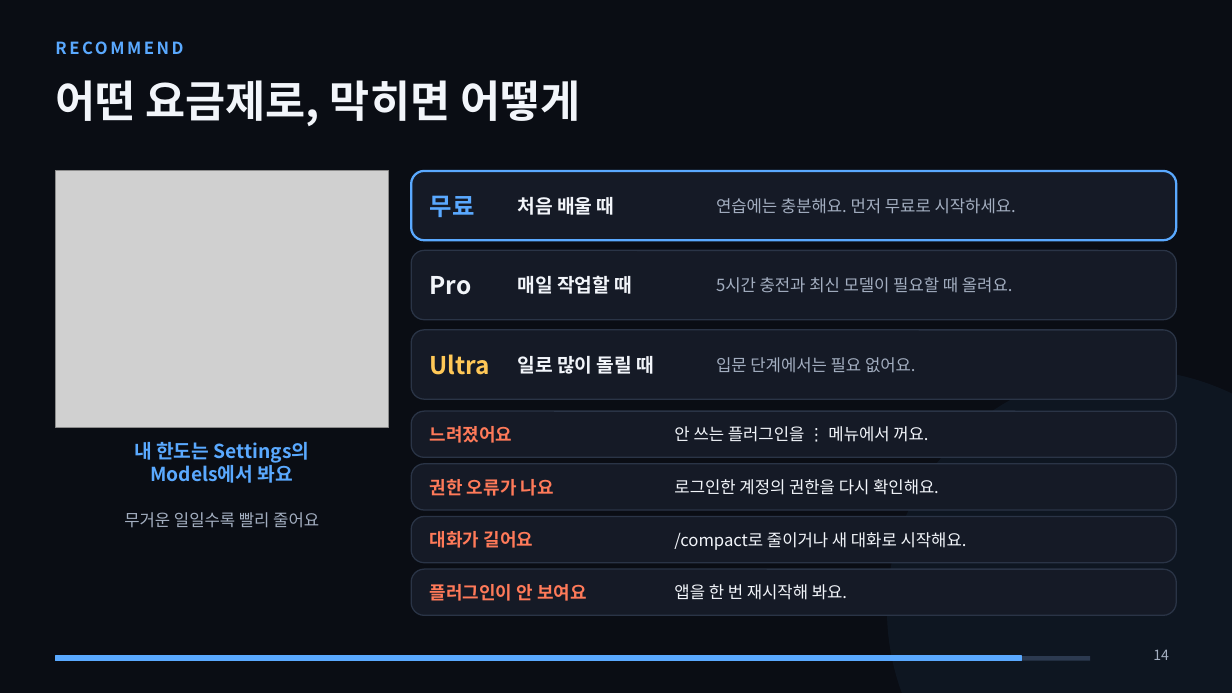
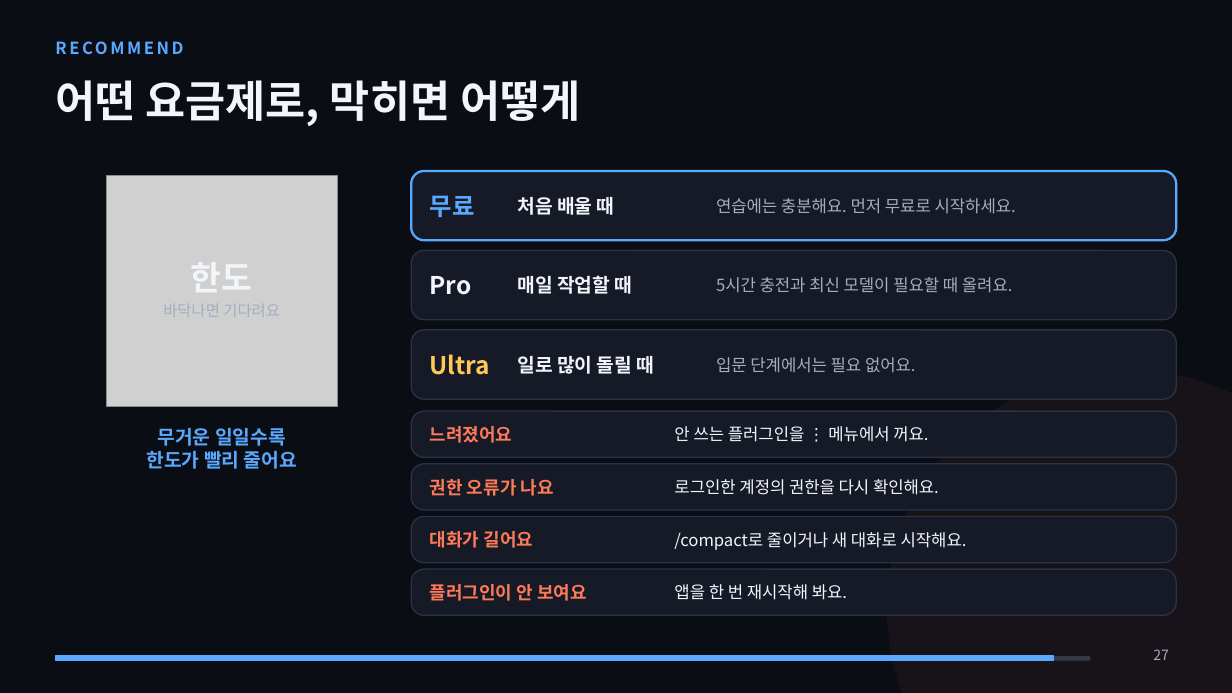
Before and after one commit to metaluca27/huhsame-script, a slide deck: slide 27 of docs/강의/안티그라비티_입문/안티그라비티_입문_강의.pptx (slide 14 before the commit). Drawn at 1232x693 pixels with LibreOffice and Linux fonts; fonts in the diff are those of the drawing; grey boxes stand for pictures. Boxes give left, top, right and bottom in pixels: in the first picture for what was removed or moved away, otherwise in the second. Text is boxed around its words. In the diff, an @@ line names an element or a change of style, - is before the commit and + after.

```diff
--- a/docs/강의/안티그라비티_입문/안티그라비티_입문_강의.pptx
+++ b/docs/강의/안티그라비티_입문/안티그라비티_입문_강의.pptx
@@ picture: place and size @@
-picture at bbox=[55, 171, 388, 427]
+picture at bbox=[106, 176, 337, 407]
@@ text added at bbox=[191, 263, 252, 292], 26 pt, text #F2F5FA, bold @@
+한도
@@ ellipse at bbox=[887, 370, 1232, 693]: fill #5AA9FF at 6% opacity to #FF7A59 at 6% opacity @@
@@ text removed at bbox=[134, 442, 310, 483] @@
-내 한도는 Settings의
-Models에서 봐요
@@ text at bbox=[147, 428, 297, 469]: text changed; size 13 to 15 pt; text colour #A3AEC0 to #5AA9FF; bold on @@
-무거운 일일수록 빨리 줄어요
+무거운 일일수록
+한도가 빨리 줄어요
@@ rectangle: place and size @@
-rectangle at bbox=[55, 656, 1021, 661]
+rectangle at bbox=[55, 656, 1054, 661]
@@ page number at bbox=[1153, 649, 1169, 660]: text changed @@
-14
+27
```
Also in this commit, not shown: 13 other slides changed, 13 slides added, 13 other files.
